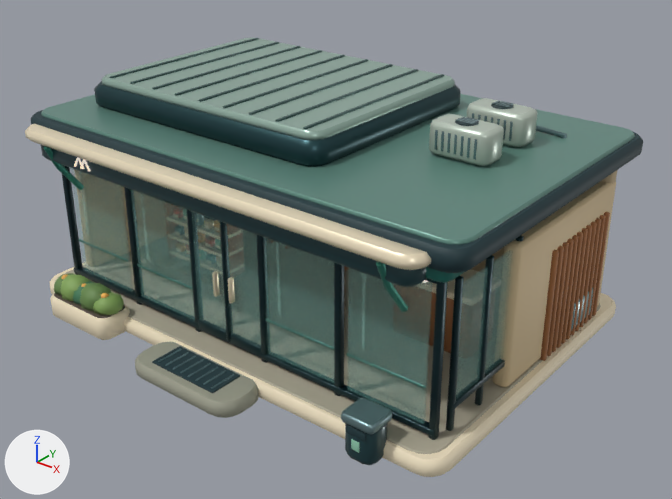
Before and after pictures for a commit that changed the glTF model assets/models/architecture/market.glb.
Camera for both pictures: a 50 mm camera at (8.43, -10.29, 7.4) aimed at (0.54, -0.43, 1.29). Lighting does not change. The marker at lower left points along +X, +Y and +Z. The first picture is the older version. Vertices at exactly the same position are counted once.

Names of what the first picture shows: 'Market'.
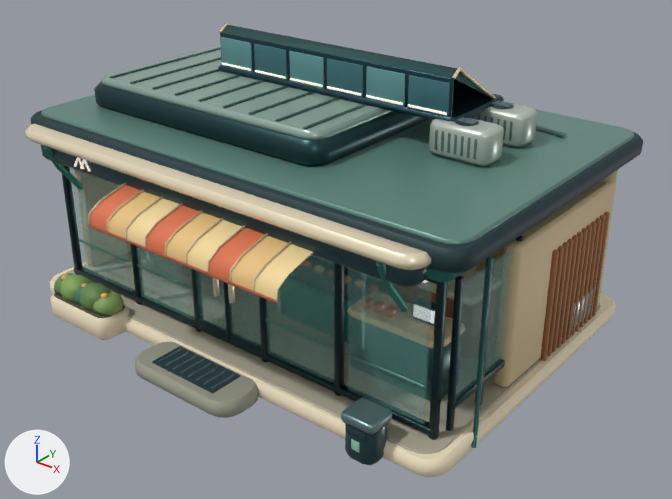
Edits to the bpy script that builds the scene:
```text
Add mat_tint:
    mat_tint = bpy.data.materials.new('Tint')
    mat_tint.use_nodes = True; mat_tint.node_tree.nodes.clear()
    _N = mat_tint.node_tree.nodes; _L = mat_tint.node_tree.links
    n0 = _N.new('ShaderNodeBsdfPrincipled'); n0.name = 'Principled BSDF'
    n0.inputs[1].default_value = 0.11  # 'Metallic'
    n0.inputs[2].default_value = 0.22  # 'Roughness'
    n1 = _N.new('ShaderNodeOutputMaterial'); n1.name = 'Material Output'
    n2 = _N.new('ShaderNodeVertexColor'); n2.name = 'Color Attribute'
    _L.new(n0.outputs[0], n1.inputs[0])  # 'BSDF' to 'Surface'
    _L.new(n2.outputs[0], n0.inputs[0])  # 'Color' to 'Base Color'
Change me_market:
    used by ob_market; location = (0.0, 0.0, 0.0)
    remove me_market.from_pydata(...)  # 18238 vertices, 35404 faces; spans x -3.94..3.94, y -3.39..2.69, z 0.0..3.59
    add me_market.from_pydata(...)  # 22175 vertices, 42716 faces; spans x -3.94..3.94, y -3.4..2.69, z 0.0..4.24
    me_market part 1: a new loose piece, a UV sphere (8 segments, 5 rings, poles along z) spanning x 0.15..0.32, y -0.84..-0.7, z 1.01..1.13, in mat_ceramic
    me_market part 2: a new loose piece, a UV sphere (8 segments, 5 rings, poles along z) spanning x 0.4..0.57, y -0.84..-0.7, z 1.01..1.13, in mat_ceramic
    me_market part 3: a new loose piece, a UV sphere (8 segments, 5 rings, poles along z) spanning x 0.91..1.08, y -0.84..-0.7, z 1.01..1.13, in mat_ceramic
    me_market part 4: a new loose piece, a UV sphere (8 segments, 5 rings, poles along z) spanning x 1.17..1.34, y -0.84..-0.7, z 1.01..1.13, in mat_ceramic
    me_market part 5: a new loose piece, a UV sphere (8 segments, 5 rings, poles along z) spanning x 1.42..1.59, y -0.84..-0.7, z 1.01..1.13, in mat_ceramic
    me_market part 6: a new loose piece, a 7-sided cylinder along x spanning x -1.38..2.04, y -3.403..-3.367, z 2.166..2.204, in mat_paint
    me_market part 7: 3397 vertices added at x -2.14..3.94, y -3.39..2.33, z 0.11..4.24
    me_market part 8: 813 kept faces spanning x -1.44..3.7, y -2.23..2.24, z 0.25..3.59 get new vertex colours
    other edits to the shape of me_market do not show in these pictures
    add me_market.materials.append(mat_tint)
```

Pixel boxes [x1, y1, x2, y2] of what changed, in the pictures (672 x 499 px):
'Market', reshaped
    before: [25, 38, 643, 477]
    after: [25, 23, 643, 477]
part 1 of me_market, added
    after: [301, 260, 311, 268]
part 2 of me_market, added
    after: [314, 265, 324, 273]
part 3 of me_market, added
    after: [345, 275, 351, 283]
part 4 of me_market, added
    after: [354, 280, 365, 288]
part 5 of me_market, added
    after: [368, 285, 379, 293]
part 6 of me_market, added
    after: [88, 224, 278, 304]
part 7 of me_market, added
    after: [88, 23, 504, 448]
part 8 of me_market, recoloured
    both: [395, 101, 508, 379]
